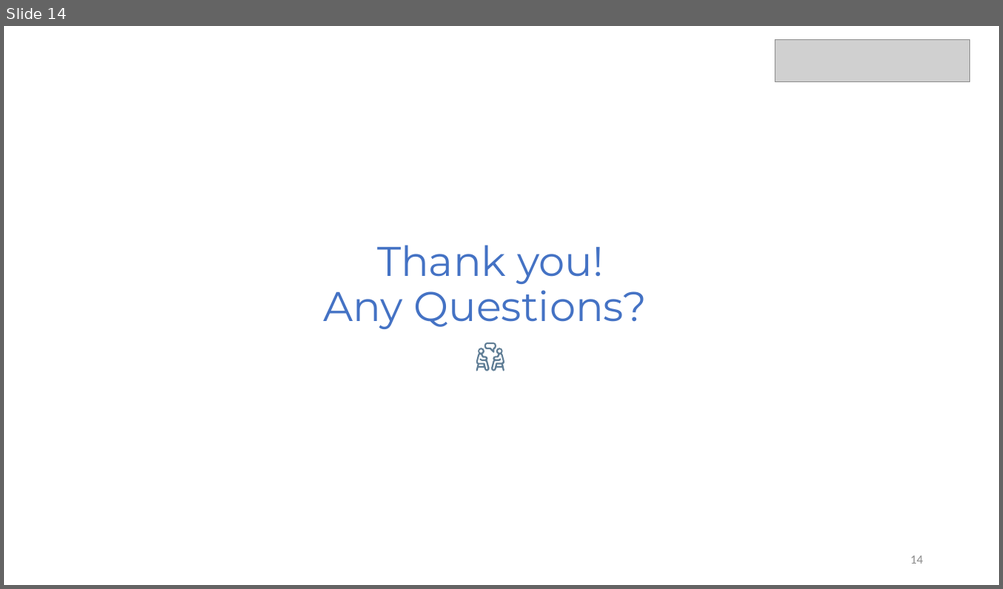
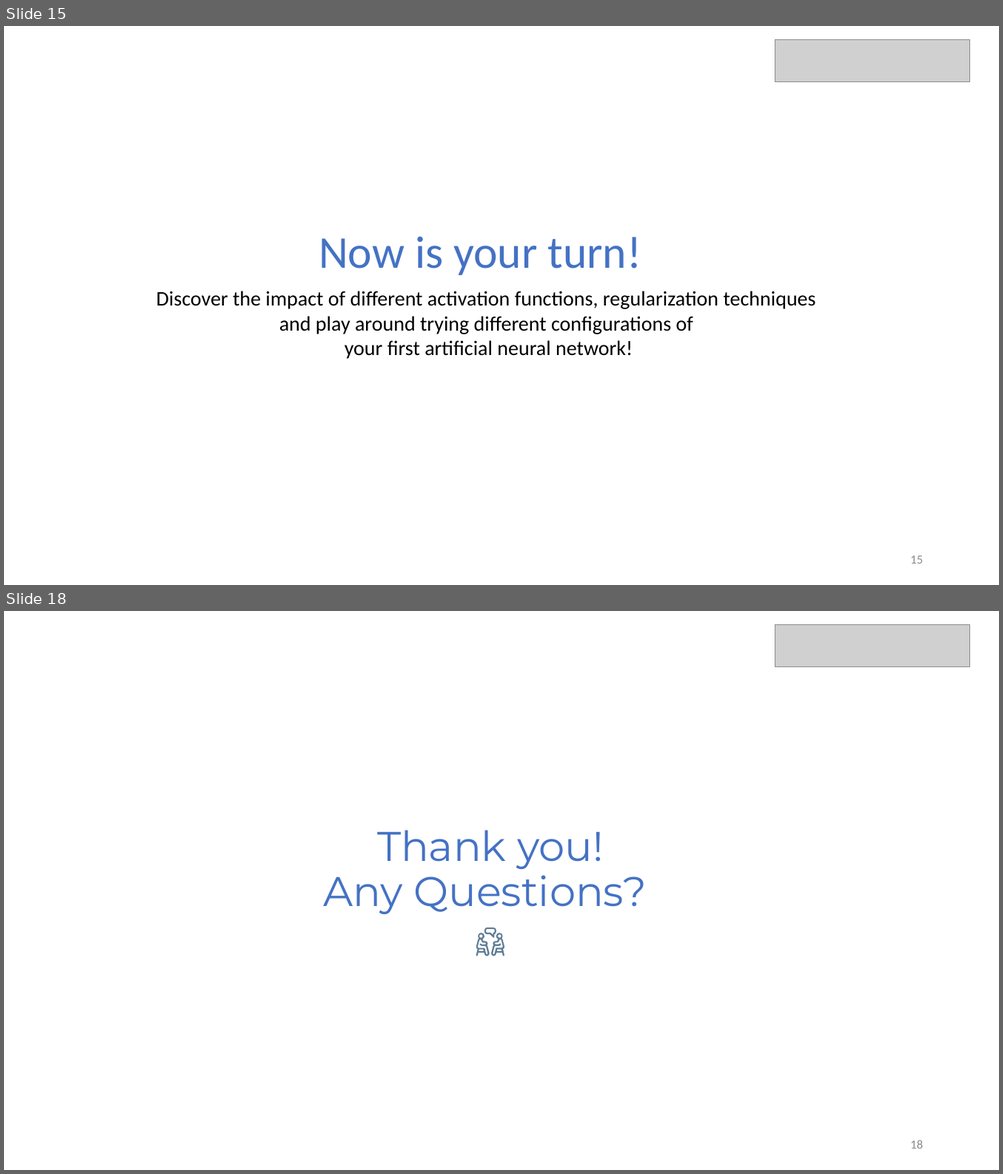
Before and after one commit to aserena7/Artificial-Neural-Networks---Parthenope-Univeristy-, a slide deck: ANN_Parthenope_19052023.pptx. Shown one above the other, each under a label of ours: slide 14 before the commit, slides 15 and 18 after it; the slides between them are not shown. The pictures are 1003x589 and 1003x1174 pixels, drawn with LibreOffice and Linux fonts; fonts in the diff are those of the drawing; grey boxes stand for pictures. Boxes give left, top, right and bottom in pixels: in the first picture for what was removed or moved away, otherwise in the second. Text is boxed around its words. In the diff, an @@ line names an element or a change of style, - is before the commit and + after.

```diff
--- a/ANN_Parthenope_19052023.pptx
+++ b/ANN_Parthenope_19052023.pptx
@@ slide 15 added at bbox=[4, 26, 999, 585], background #FFFFFF @@
@@ picture added at bbox=[776, 39, 970, 82] @@
@@ text added at bbox=[318, 236, 641, 275], 44 pt, text #4472C4 @@
+Now is your turn!
@@ text added at bbox=[156, 291, 816, 359], 20 pt, text #000000 @@
+Discover the impact of different activation functions, regularization techniques and play around trying different configurations of
+your first artificial neural network!
@@ page number added at bbox=[910, 556, 922, 564], 12 pt, text #8C8C8C @@
+15
@@ what was slide 14 is now slide 18 @@
@@ page number at bbox=[910, 1140, 922, 1149]: text changed @@
-14
+18
```
Also in this commit, not shown: 7 slides changed, 4 other slides added, 1 slide removed.
